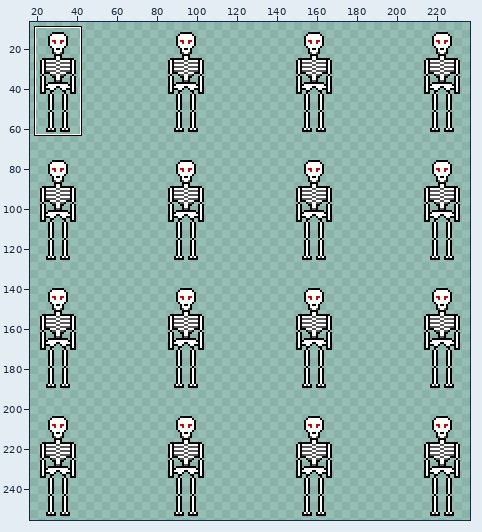
File history of a pixel-art file, assets/aseprite/skeleton2.aseprite. The first picture is a wide view before the edit; the outline marks the close-up.
Close-up. As it was:
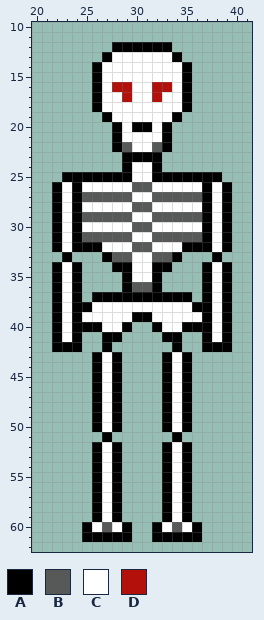
256x256 pixels, 1 frame. Pixels under 10% opacity are left out. Shown: x 20..41, y 10..62. The wide view leaves out empty margins. The commit also changed other parts of the picture, which this record leaves out.
Palette (. is transparent): A #000000  B #575958  C #ffffff  D #b3100c
Pixels before, first column x 22:
12 ......AAAAAA......
13 .....ACCCCCCA.....
14 ....ACCCCCCCCA....
15 ....ACCCCCCCCA....
16 ....ACDDCCDDCA....
17 ....ACCDCCDCCA....
18 ....ACCCCCCCCA....
19 .....ACCCCCCA.....
20 ......ACAACA......
21 ......ACCCCA......
22 ......ABCCBA......
23 .......AAAA.......
24 .......ACCA.......
25 .AAAAAAACCAAAAAAA.
26 ACACCCCCBBCCCCCACA
27 ACABBBBBCCBBBBBACA
28 ACACCCCCBBCCCCCACA
29 ACABBBBBCCBBBBBACA
30 ACACCCCCBBCCCCCACA
31 ACABBBBBCCBBBBBACA
32 ACAAACCCBBCCCAAACA
33 .A...ABBCCBBA...A.
34 ACA...AACCAA...ACA
35 ACA....ACCA....ACA
36 ACA....ABBA....ACA
37 ACA.AAAAAAAAAA.ACA
38 ACAACCCCCCCCCCAACA
39 ACACCCCCAACCCCCACA
40 ACAAACCA..ACCAAACA
41 ACA..AA....AA..ACA
42 AAA..A......A..AAA
43 ....ACA....ACA....
44 ....ACA....ACA....
45 ....ACA....ACA....
46 ....ACA....ACA....
47 ....ACA....ACA....
48 ....ACA....ACA....
49 ....ACA....ACA....
50 ....ACA....ACA....
51 .....A......A.....
52 ....ACA....ACA....
53 ....ACA....ACA....
54 ....ACA....ACA....
55 ....ACA....ACA....
56 ....ACA....ACA....
57 ....ACA....ACA....
58 ....ACA....ACA....
59 ....ACA....ACA....
60 ...ACBCA..ACBCA...
61 ...AAAAA..AAAAA...
And afterwards:
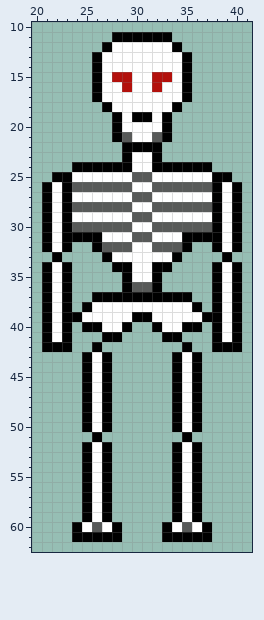
Changes in this commit:
layer "Layer 1" now hidden
layer "Layer 2" added
Changed rows in their new state; - is an unchanged pixel.
first column x 21:
11 -------AAAAAA-------
12 ------ACCCCCCA------
13 -----AC------CA-----
15 -------DD--DD-------
16 -------C----C-------
17 --------C--C--------
18 -----.A------A.-----
19 ------.A-AA-A.------
20 ---------CC---------
21 --------B--B--------
22 -------.AAAA.-------
23 ---------CC---------
24 ---AAAAA----AAAAA---
25 -A-CCCCCCBBCCCCCC-A-
26 ACABBBBBBCCBBBBBBACA
27 ACACCCCCCBBCCCCCCACA
28 ACABBBBBBCCBBBBBBACA
29 ACACCCCCCBBCCCCCCACA
30 ACABBBBBBCCBBBBBBACA
31 ACA-AACCCBBCCCAA-ACA
32 ACA..-BBBCCBBB-..ACA
33 -A.----CC--CC----.A-
34 ACA.------------.ACA
35 ACA.------------.ACA
36 ACA.------------.ACA
37 ACA.------------.ACA
38 ACA.------------.ACA
39 ACA--------------ACA
40 ACA.------------.ACA
41 ACA.------------.ACA
42 A--.-A.------.A-.--A
43 ----ACA.----.ACA----
44 ----ACA.----.ACA----
45 ----ACA.----.ACA----
46 ----ACA.----.ACA----
47 ----ACA.----.ACA----
48 ----ACA.----.ACA----
49 ----ACA.----.ACA----
50 ----ACA.----.ACA----
51 -----A.------.A-----
52 ----ACA.----.ACA----
53 ----ACA.----.ACA----
54 ----ACA.----.ACA----
55 ----ACA.----.ACA----
56 ----ACA.----.ACA----
57 ----ACA.----.ACA----
58 ----ACA.----.ACA----
59 ----ACA.----.ACA----
60 ---ACBCA.--.ACBCA---
61 ---A----.--.----A---
Changed places in both close-ups, as pixel boxes (x1, y1, x2, y2):
changed: (42, 32, 242, 542)
